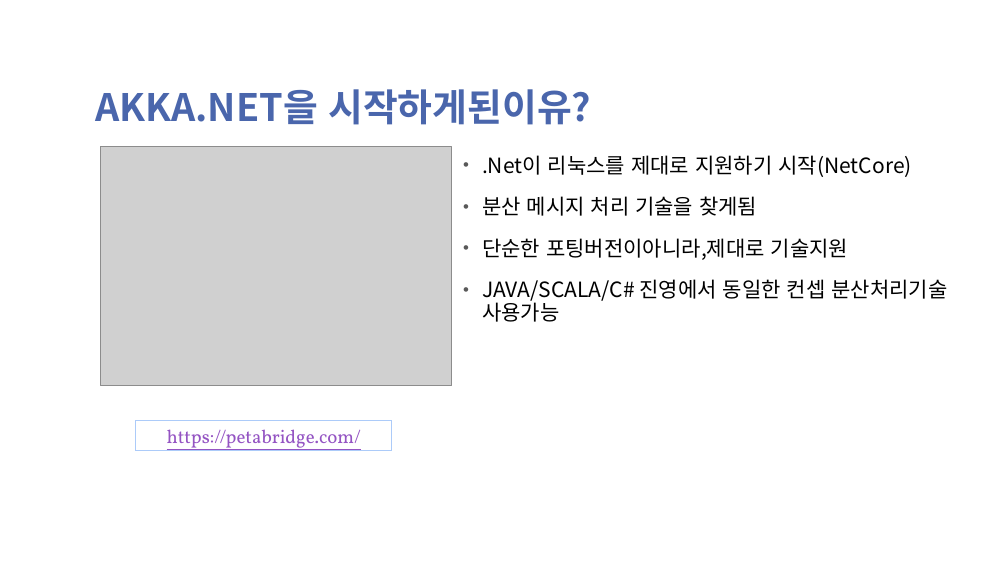
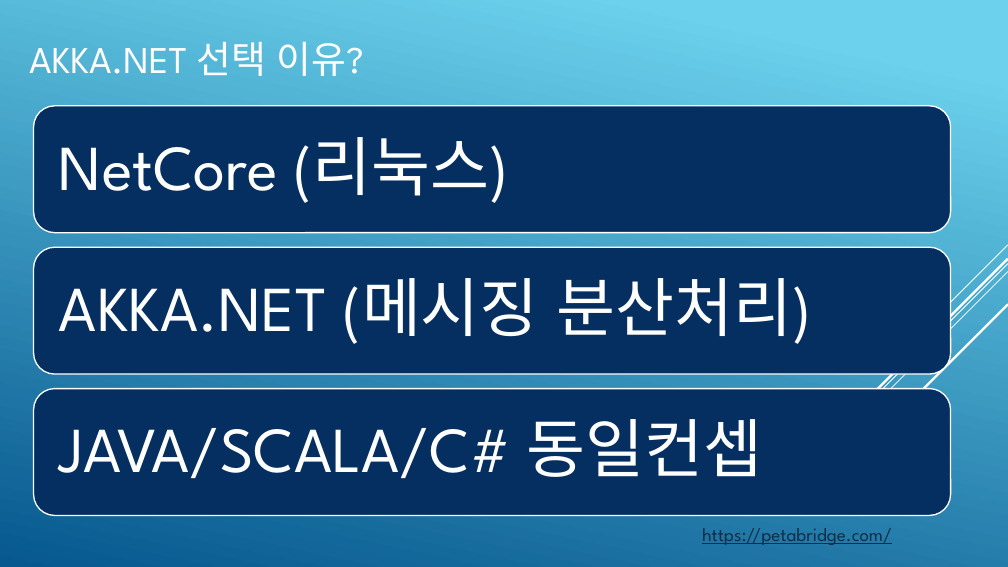
Before and after one commit to psmon/AkkaForNetCore, a slide deck: slide 5 of Doc/AKKA Introduce.pptx. Drawn at 1008x567 pixels with LibreOffice and Linux fonts; fonts in the diff are those of the drawing; grey boxes stand for pictures; background and template pictures are left out. Boxes give left, top, right and bottom in pixels: in the first picture for what was removed or moved away, otherwise in the second. Text is boxed around its words. In the diff, an @@ line names an element or a change of style, - is before the commit and + after.

```diff
--- a/Doc/AKKA Introduce.pptx
+++ b/Doc/AKKA Introduce.pptx
@@ background picture (left out) to gradient #6ED2EB to #06588E @@
@@ title at [29,41,364,76]: text changed; font Noto Sans CJK KR to League Spartan; text colour #4A66AC to #FFFFFF; bold off @@
-AKKA.NET을 시작하게된이유?
+AKKA.NET 선택 이유?
@@ picture removed at [101,147,452,386] @@
@@ text removed at [482,155,947,322] @@
-• .Net이 리눅스를 제대로 지원하기 시작(NetCore)
-• 분산 메시지 처리 기술을 찾게됨
-• 단순한 포팅버전이아니라,제대로 기술지원
-• JAVA/SCALA/C# 진영에서 동일한 컨셉 분산처리기술 사용가능
@@ group added at [761,245,1008,510]: 5 lines @@
@@ group added at [33,106,951,516]: 3 rounded rectangles, 3 texts @@
+NetCore (리눅스)
+AKKA.NET (메시징 분산처리)
+JAVA/SCALA/C# 동일컨셉
@@ text "https://petabridge.com/": place and size @@
-text "https://petabridge.com/" at [136,420,392,451]
+text "https://petabridge.com/" at [702,528,892,545]
@@ text "https://petabridge.com/" at [702,528,892,545]: font Vollkorn to League Spartan, text colour #9454C3 to #0D2E46; vertical alignment middle to top; outline #ACCBF9 0.75 pt to none @@
```
Also in this commit, not shown: 21 other slides changed.
